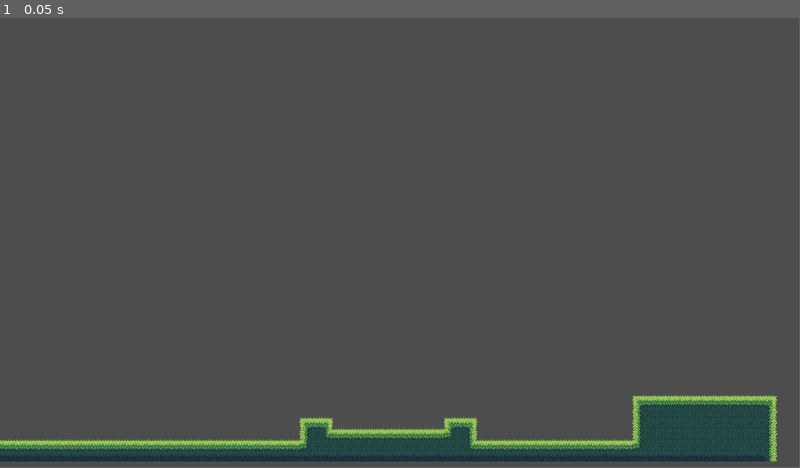
Above: before the commit, frame 1.
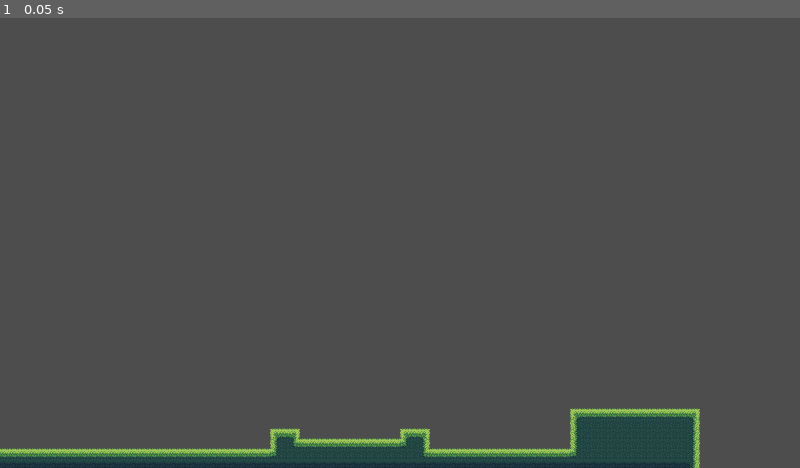
Above: after the commit, the same moment.

Repository: sriramadhenu/mage-race
Game: Godot game, scene res://scenes/levels/level_forest.tscn
Same seed, same stepped clock (60 frames per second), same inputs: the game is played once before the commit and once after it. Before the commit the project has no main scene; this scene is started directly in both runs.
Inputs:
- Up to frame 1 (0.05 s): no input
In our replay, the window is 799x449 before the commit and 800x450 after it. These sizes can differ from the game's own. Grey fills any space a smaller window leaves; there, only what the larger window draws over its background counts as a difference.

The runs differ from the first frame. In frame 1, 7.1% of the frame differs, in the area x 0-98%, y 83-100%.

Commit message:
level loader and resolution change (now 1280x720)

Diff:
--- a/project.godot
+++ b/project.godot
@@ -11,8 +11,14 @@
 [application]
 
 config/name="Mage Race"
+run/main_scene="uid://bul2w6lkrp7id"
 config/features=PackedStringArray("4.5", "Mobile")
 config/icon="res://icon.svg"
+
+[display]
+
+window/size/viewport_width=1280
+window/size/viewport_height=720
 
 [rendering]
 
--- a/scenes/levels/level_forest.tscn
+++ b/scenes/levels/level_forest.tscn
@@ -358,5 +358,6 @@
 [node name="LevelForest" type="Node2D"]
 
 [node name="TileMapLayer" type="TileMapLayer" parent="."]
+position = Vector2(0, 80)
 tile_map_data = PackedByteArray("AAAAACYAAQAKAA4AAAAAACcAAQAKAA8AAAABACYAAQAKAA4AAAABACcAAQAKAA8AAAACACYAAQAKAA4AAAACAC …(6768 unchanged characters)…
 tile_set = SubResource("TileSet_30e0t")
--- a/scenes/levels/level_ice.tscn
+++ b/scenes/levels/level_ice.tscn
@@ -41,5 +41,6 @@
 [node name="LevelIce" type="Node2D"]
 
 [node name="TileMapLayer" type="TileMapLayer" parent="."]
+position = Vector2(0, 80)
 tile_map_data = PackedByteArray("AAAAACcAAQAEAAIAAAABACcAAQAEAAIAAAACACcAAQAEAAIAAAADACcAAQAEAAIAAAAEACcAAQAEAAIAAAAFAC …(5664 unchanged characters)…
 tile_set = SubResource("TileSet_cvh0y")
--- a/scenes/levels/level_lava.tscn
+++ b/scenes/levels/level_lava.tscn
@@ -41,5 +41,6 @@
 [node name="LevelLava" type="Node2D"]
 
 [node name="TileMapLayer" type="TileMapLayer" parent="."]
+position = Vector2(0, 80)
 tile_map_data = PackedByteArray("AAAIACcAAgABAAIAAAAJACcAAgABAAIAAAAKACcAAgABAAIAAAALACcAAgABAAIAAAAMACcAAgABAAIAAAANAC …(10640 unchanged characters)…
 tile_set = SubResource("TileSet_fdeft")
--- /dev/null
+++ b/scenes/ui/level_loader.tscn
@@ -0,0 +1,40 @@
+[gd_scene load_steps=2 format=3 uid="uid://bul2w6lkrp7id"]
+
+[ext_resource type="Script" uid="uid://bqeskgutd82sx" path="res://scripts/ui/level_loader.gd" id="1_fc4au"]
+
+[node name="Control" type="Control"]
+layout_mode = 3
+anchors_preset = 15
+anchor_right = 1.0
+anchor_bottom = 1.0
+grow_horizontal = 2
+grow_vertical = 2
+script = ExtResource("1_fc4au")
+
+[node name="LoadForestLevel" type="Button" parent="."]
+layout_mode = 1
+offset_left = 490.0
+offset_top = 233.0
+offset_right = 790.0
+offset_bottom = 283.0
+text = "Load Forest Level"
+
+[node name="LoadIceLevel" type="Button" parent="."]
+layout_mode = 0
+offset_left = 490.0
+offset_top = 308.0
+offset_right = 790.0
+offset_bottom = 358.0
+text = "Load Ice Level"
+
+[node name="LoadLavaLevel" type="Button" parent="."]
+layout_mode = 0
+offset_left = 490.0
+offset_top = 383.0
+offset_right = 790.0
+offset_bottom = 433.0
+text = "Load Lava Level"
+
+[connection signal="pressed" from="LoadForestLevel" to="." method="_on_load_forest_level_pressed"]
+[connection signal="pressed" from="LoadIceLevel" to="." method="_on_load_ice_level_pressed"]
+[connection signal="pressed" from="LoadLavaLevel" to="." method="_on_load_lava_level_pressed"]
--- /dev/null
+++ b/scripts/ui/level_loader.gd
@@ -0,0 +1,12 @@
+extends Node
+
+func _on_load_forest_level_pressed() -> void:
+	get_tree().change_scene_to_file("res://scenes/levels/level_forest.tscn")
+
+
+func _on_load_ice_level_pressed() -> void:
+	get_tree().change_scene_to_file("res://scenes/levels/level_ice.tscn")
+
+
+func _on_load_lava_level_pressed() -> void:
+	get_tree().change_scene_to_file("res://scenes/levels/level_lava.tscn")
Not shown, added: scripts/ui/level_loader.gd.uid
